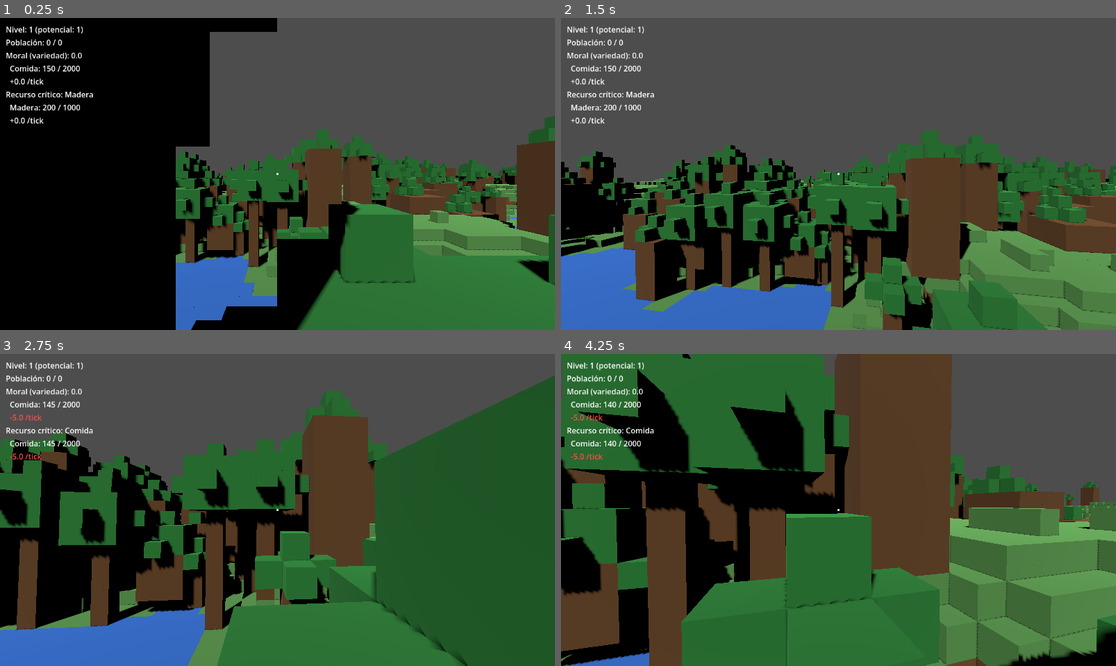
Above: before the commit, frames 1-4 (two rows, left to right).
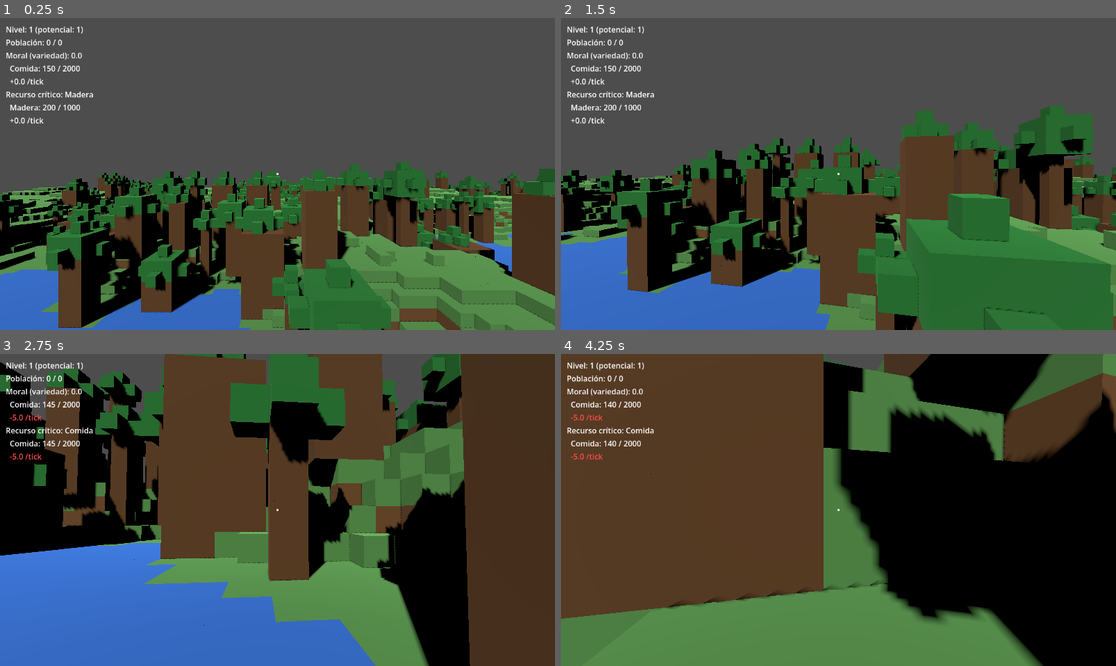
Above: after the commit, the same moments.

Repository: gigalipa/craft-to-nation
Game: Godot game, scene res://scenes/Main.tscn
Same seed, same stepped clock (60 frames per second), same inputs: the game is played once before the commit and once after it.
Inputs (mouse positions are in pixels of both pictures, inside the frame that each line leads up to):
- Up to frame 1 (0.25 s): no input
- Up to frame 2 (1.5 s): tap Enter at 0.5 s; move the mouse to (866, 174) at 0.52 s; hold Shift 0.53-1.28 s; hold W from 0.53 s (still down); click (866, 174) at 0.67 s; tap Space at 0.77 s; move the mouse to (810, 174) at 1.27 s; tap Ctrl at 1.35 s
- Up to frame 3 (2.75 s): keep holding W; tap Space at 1.52 s; move the mouse to (288, 503) at 2.02 s; hold Q from 2.03 s (still down)
- Up to frame 4 (4.25 s): keep holding W; move the mouse to (832, 516) at 2.77 s; release Q at 2.78 s; tap E at 2.85 s; click (832, 516) at 2.92 s; tap Space at 3.02, 3.77 s; move the mouse to (877, 513) at 3.52 s; tap 1 at 3.6 s

The runs differ from the first frame. In frame 1, 58% of the frame differs, in the area x 0-100%, y 0-100%; in frame 2, 36%; in frame 3, 84%; in frame 4, 91%.

Commit message:
fix: espaciar árboles por tamaño real, no una constante fija
La primera versión comparaba la distancia entre bases de árboles contra
ESPACIADO_MINIMO_ARBOL=3 sin conocer el tamaño real de cada candidato,
así que los troncos terminaban pegados entre sí sin espacio transitable
para el jugador ni los NPCs.

Se agrega GeneradorArbol.medir_pisada() para consultar el tamaño de un
árbol (lado de tronco, radio de follaje) antes de generarlo completo.
VoxelWorld._generar_arboles() ahora mide cada candidato y lo rechaza si
su cuadrado de tronco (expandido por GAP_MINIMO_TRONCOS) se solaparía
con el de un árbol ya colocado, o si sus copas se solaparían más de
SOLAPE_MAXIMO_COPAS celdas (constante deliberadamente más laxa que la
del tronco — el usuario aclaró que el solape de copas es aceptable y a
futuro variará por bioma).

Co-Authored-By: Claude Sonnet 5 <noreply@anthropic.com>
Claude-Session: https://claude.ai/code/session_01HPFtVtJrZaGuihfR5DVmS6

Diff:
--- a/godot/scripts/GeneradorArbol.gd
+++ b/godot/scripts/GeneradorArbol.gd
@@ -19,6 +19,30 @@
 var _celda_a_arbol: Dictionary = {}  # Vector3i -> int
 
 
+## Elige (altura_tronco, lado_tronco, radio_follaje) deterministamente a
+## partir de semilla_arbol — usado tanto por generar_forma_aleatoria() como
+## por medir_pisada(), para que ambas coincidan siempre en el mismo árbol
+## (mismo orden de llamadas a RandomNumberGenerator, así que el mismo
+## semilla_arbol produce siempre los mismos tres valores en ambas).
+func _elegir_parametros(semilla_arbol: int) -> Dictionary:
+	var rng := RandomNumberGenerator.new()
+	rng.seed = semilla_arbol
+	return {
+		"altura_tronco": rng.randi_range(ALTURA_TRONCO_MIN, ALTURA_TRONCO_MAX),
+		"lado_tronco": rng.randi_range(LADO_TRONCO_MIN, LADO_TRONCO_MAX),
+		"radio_follaje": rng.randi_range(RADIO_FOLLAJE_MIN, RADIO_FOLLAJE_MAX),
+	}
+
+
+## Tamaño que tendría el árbol de semilla_arbol (altura/lado de tronco,
+## radio de follaje) sin construir la forma completa — usado por
+## VoxelWorld para decidir si un árbol candidato cabe (espaciado) antes de
+## generarlo y colocarlo de verdad. Mismos valores que usará
+## generar_forma_aleatoria() para la misma semilla_arbol.
+func medir_pisada(semilla_arbol: int) -> Dictionary:
+	return _elegir_parametros(semilla_arbol)
+
+
 ## Forma procedural determinista de un árbol: tronco recto cuadrado (lado
 ## variable en columnas, no un disco euclidiano) rematado por una copa
 ## esférica de follaje. La misma semilla_arbol produce siempre la misma
@@ -27,11 +51,10 @@
 ## String ("tronco" o "follaje"), con offsets relativos a la base del
 ## árbol (Vector3i(0,0,0) es la esquina de la capa de tronco más baja).
 func generar_forma_aleatoria(semilla_arbol: int) -> Dictionary:
-	var rng := RandomNumberGenerator.new()
-	rng.seed = semilla_arbol
-	var altura_tronco: int = rng.randi_range(ALTURA_TRONCO_MIN, ALTURA_TRONCO_MAX)
-	var lado_tronco: int = rng.randi_range(LADO_TRONCO_MIN, LADO_TRONCO_MAX)
-	var radio_follaje: int = rng.randi_range(RADIO_FOLLAJE_MIN, RADIO_FOLLAJE_MAX)
+	var parametros: Dictionary = _elegir_parametros(semilla_arbol)
+	var altura_tronco: int = parametros["altura_tronco"]
+	var lado_tronco: int = parametros["lado_tronco"]
+	var radio_follaje: int = parametros["radio_follaje"]
 
 	var forma: Dictionary = {}
 	for y in range(altura_tronco):
--- a/godot/scripts/GeneradorArbolTest.gd
+++ b/godot/scripts/GeneradorArbolTest.gd
@@ -106,4 +106,20 @@
 	assert(gen_elim.celdas_de(id_elim) == [])
 	print("OK: tras eliminar, ninguna de sus celdas ni su id siguen en el registro.")
 
-	print("\n=== Las 8 pruebas de GeneradorArbol pasaron correctamente ===")
+	print("\n=== TEST 9: medir_pisada coincide con la forma que generar_forma_aleatoria produciría para la misma semilla ===")
+	var gen_medida: RefCounted = GeneradorArbolScript.new()
+	for semilla in [1, 2, 3, 42, 999, 123456]:
+		var medida: Dictionary = gen_medida.medir_pisada(semilla)
+		var forma: Dictionary = gen_medida.generar_forma_aleatoria(semilla)
+		var altura_recuperada := 0
+		var lado_recuperado := 0
+		for offset in forma:
+			if forma[offset] == "tronco":
+				altura_recuperada = max(altura_recuperada, offset.y + 1)
+				lado_recuperado = max(lado_recuperado, offset.x + 1)
+				lado_recuperado = max(lado_recuperado, offset.z + 1)
+		assert(medida["altura_tronco"] == altura_recuperada)
+		assert(medida["lado_tronco"] == lado_recuperado)
+	print("OK: medir_pisada() predice exactamente la altura y el lado de tronco que generar_forma_aleatoria() produce para la misma semilla.")
+
+	print("\n=== Las 9 pruebas de GeneradorArbol pasaron correctamente ===")
--- a/godot/scripts/VoxelWorld.gd
+++ b/godot/scripts/VoxelWorld.gd
@@ -22,9 +22,21 @@
 ## denso o demasiado escaso.
 const UMBRAL_ARBOL := 0.5
 
-## Distancia horizontal mínima (en celdas) entre las bases de dos árboles,
-## para que sus copas no se superpongan — ver _generar_arboles().
-const ESPACIADO_MINIMO_ARBOL := 3
+## Celdas vacías mínimas que deben quedar entre los cuadrados de tronco de
+## dos árboles distintos — ver _generar_arboles()/_demasiado_cerca_de_otro_
+## arbol(). Garantiza que los troncos nunca queden pegados, para que el
+## jugador y los NPCs puedan caminar entre los árboles del bosque. Valor
+## inicial calibrado empíricamente (feedback jugando en el editor real):
+## ajustar aquí si el pasillo entre troncos resulta demasiado angosto.
+const GAP_MINIMO_TRONCOS := 2
+
+## Cuántas celdas pueden solaparse como máximo las copas de follaje de dos
+## árboles distintos — ver _demasiado_cerca_de_otro_arbol(). A diferencia
+## de GAP_MINIMO_TRONCOS (que nunca debe violarse, por transitabilidad),
+## esto es puramente estético y a futuro dependerá del tipo de bioma (una
+## selva húmeda tolera copas más solapadas que una sabana). Valor inicial
+## calibrado empíricamente.
+const SOLAPE_MAXIMO_COPAS := 1
 
 ## Rango de búsqueda vertical de altura_en() (ver más abajo) — generoso para
 ## cubrir cualquier construcción del jugador por encima del relieve máximo
@@ -221,27 +233,33 @@
 
 
 ## Coloca árboles reales en las columnas de bioma cuya densidad supera
-## UMBRAL_ARBOL, respetando ESPACIADO_MINIMO_ARBOL entre bases para que
-## las copas no se superpongan — ver spec:
+## UMBRAL_ARBOL. Antes de generar cada árbol, mide su tamaño real
+## (arboles.medir_pisada()) para decidir si cabe sin violar
+## GAP_MINIMO_TRONCOS/SOLAPE_MAXIMO_COPAS respecto a los árboles ya
+## colocados — ver spec:
 ## docs/superpowers/specs/2026-09-09-arboles-procedurales-design.md.
 func _generar_arboles() -> void:
-	var bases_colocadas: Array[Vector2i] = []
+	var arboles_colocados: Array[Dictionary] = []
 	for x in range(ANCHO_MUNDO):
 		for z in range(LARGO_MUNDO):
 			if generador.densidad_arbol_en(x, z) <= UMBRAL_ARBOL:
 				continue
-			var demasiado_cerca := false
-			for base_previa in bases_colocadas:
-				var dx: int = x - base_previa.x
-				var dz: int = z - base_previa.y
-				if dx * dx + dz * dz <= ESPACIADO_MINIMO_ARBOL * ESPACIADO_MINIMO_ARBOL:
-					demasiado_cerca = true
-					break
-			if demasiado_cerca:
+			var semilla_arbol: int = SEMILLA_MUNDO + x * LARGO_MUNDO + z
+			var medida: Dictionary = arboles.medir_pisada(semilla_arbol)
+			var lado_tronco: int = medida["lado_tronco"]
+			var radio_follaje: int = medida["radio_follaje"]
+			@warning_ignore("integer_division")
+			var centro_offset: int = (lado_tronco - 1) / 2
+			var candidato: Dictionary = {
+				"x_min": x, "x_max": x + lado_tronco - 1,
+				"z_min": z, "z_max": z + lado_tronco - 1,
+				"centro_x": x + centro_offset, "centro_z": z + centro_offset,
+				"radio_follaje": radio_follaje,
+			}
+			if _demasiado_cerca_de_otro_arbol(candidato, arboles_colocados):
 				continue
 			var altura: int = generador.altura_en(x, z)
 			var base := Vector3i(x, altura + 1, z)
-			var semilla_arbol: int = SEMILLA_MUNDO + x * LARGO_MUNDO + z
 			var forma: Dictionary = arboles.generar_forma_aleatoria(semilla_arbol)
 			var celdas_mundiales: Array = []
 			var salud := 0
@@ -254,7 +272,29 @@
 						salud += 1
 			if salud > 0:
 				arboles.registrar(celdas_mundiales, salud)
-			bases_colocadas.append(Vector2i(x, z))
+			arboles_colocados.append(candidato)
+
+
+## Verdadero si "candidato" quedaría demasiado cerca de algún árbol ya
+## colocado en "colocados": sus cuadrados de tronco no dejarían
+## GAP_MINIMO_TRONCOS celdas vacías entre sí (chequeo de cajas expandidas,
+## correcto también para pares de árboles colocados en diagonal — un
+## chequeo de sola distancia entre centros no lo sería, dos cuadrados
+## pueden tocarse en una esquina/borde sin que sus centros estén cerca),
+## o sus copas de follaje se solaparían más de SOLAPE_MAXIMO_COPAS celdas.
+func _demasiado_cerca_de_otro_arbol(candidato: Dictionary, colocados: Array[Dictionary]) -> bool:
+	for otro in colocados:
+		var cerca_en_x: bool = candidato["x_min"] - GAP_MINIMO_TRONCOS <= otro["x_max"] and candidato["x_max"] + GAP_MINIMO_TRONCOS >= otro["x_min"]
+		var cerca_en_z: bool = candidato["z_min"] - GAP_MINIMO_TRONCOS <= otro["z_max"] and candidato["z_max"] + GAP_MINIMO_TRONCOS >= otro["z_min"]
+		if cerca_en_x and cerca_en_z:
+			return true
+		var dx: float = candidato["centro_x"] - otro["centro_x"]
+		var dz: float = candidato["centro_z"] - otro["centro_z"]
+		var distancia_centros: float = sqrt(dx * dx + dz * dz)
+		var solape_copas: float = (candidato["radio_follaje"] + otro["radio_follaje"]) - distancia_centros
+		if solape_copas > SOLAPE_MAXIMO_COPAS:
+			return true
+	return false
 
 
 ## Busca el árbol dueño de "celda"; si no hay ninguno, no hace nada y
Not shown, changed: PoC_5/Documento Técnico de Desarrollo_ PoC 5 - Mundo Procedural y Puestos de Recolección.md
Not shown, changed: docs/superpowers/specs/2026-09-09-arboles-procedurales-design.md
